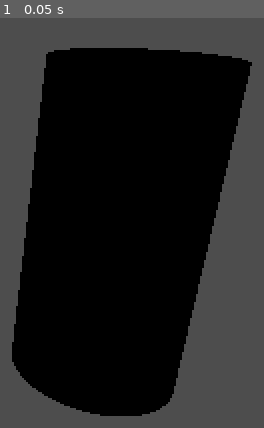
Above: before the commit, frame 1.
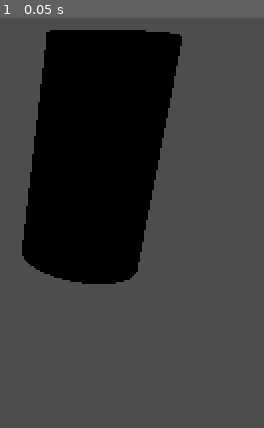
Above: after the commit, the same moment.

Repository: abstractedfox/drs-chart-tools
Game: Godot game, scene res://node_3d.tscn
The game is run twice, just before and just after one commit, with the same random seed, the same clock (stepped at 60 frames per second) and the same inputs.
Inputs:
- Up to frame 1 (0.05 s): no input

The runs differ from the first frame. In frame 1, 37% of the frame differs, in the area x 4-96%, y 2-98%.

Commit message:
wrote some boilerplate in service of figuring out mesh generation

Diff:
--- a/frontend/node_3d.tscn
+++ b/frontend/node_3d.tscn
@@ -19,5 +19,5 @@
 transform = Transform3D(1, 0, 0, 0, 0.936207, 0.35145, 0, -0.35145, 0.936207, 0, 1.37909, 3.27097)
 
 [node name="MeshInstance3D" type="MeshInstance3D" parent="."]
-transform = Transform3D(1, 0, 0, 0, 1, 0, 0, 0, 1, 1.61433, 0, 0)
+transform = Transform3D(1, 0, 0, 0, 1, 0, 0, 0, 1, 2.13393, 0, -1.61331)
 mesh = SubResource("CylinderMesh_ex8p1")
--- a/frontend/note.gd
+++ b/frontend/note.gd
@@ -1,6 +1,7 @@
 extends Node3D
 
-var tmpMesh = Mesh.new()
+#var tmpMesh = Mesh.new()
+var tmpMesh = ArrayMesh.new()
 var vertices = PackedVector3Array()
 var UVs = PackedVector2Array()
 var mat = StandardMaterial3D.new()
@@ -24,22 +25,28 @@
 # Called when the node enters the scene tree for the first time.
 func _ready():
 	#mesh = get_node("MeshInstance3D")
-	vertices.push_back(Vector3(100,0,0))
-	vertices.push_back(Vector3(100,0,100))
-	vertices.push_back(Vector3(0,0,100))
-	vertices.push_back(Vector3(0,0,0))
+	var size = 1000
+	'''vertices.push_back(Vector3(0,0,0))
+	vertices.push_back(Vector3(0,0,600))
+	vertices.push_back(Vector3(600,0,600))
+	'''
 
-	'''
-	vertices.push_back(Vector3(100,100,0))
-	vertices.push_back(Vector3(100,100,100))
-	vertices.push_back(Vector3(0,100,100))
-	vertices.push_back(Vector3(0,100,0))
+	vertices.push_back(Vector3(0, 0, 0))
+	vertices.push_back(Vector3(0, 0, size))
+	vertices.push_back(Vector3(size, 0, 0))
 
-	UVs.push_back(Vector2(0,0))
-	UVs.push_back(Vector2(0,1))
-	UVs.push_back(Vector2(1,1))
-	UVs.push_back(Vector2(1,0))
-	'''
+	vertices.push_back(Vector3(0, 0, size))
+	vertices.push_back(Vector3(size, 0, 0))
+	vertices.push_back(Vector3(size, 0, size))
+
+	vertices.push_back(Vector3(0, size, 0))
+	vertices.push_back(Vector3(0, size, size))
+	vertices.push_back(Vector3(size, size, 0))
+
+	vertices.push_back(Vector3(0, size, size))
+	vertices.push_back(Vector3(size, size, 0))
+	vertices.push_back(Vector3(size, size, size))
+
 	UVs.push_back(Vector2(0,0))
 	UVs.push_back(Vector2(0,1))
 	UVs.push_back(Vector2(1,1))
@@ -53,12 +60,56 @@
 
 	for vertex in vertices.size():
 		surfacetool.set_color(color)
-		surfacetool.set_uv(UVs[vertex])
+		#surfacetool.set_uv(UVs[vertex])
+		#surfacetool.set_normal(Vector3(0, 0, 1))
 		surfacetool.add_vertex(vertices[vertex])
 
-	surfacetool.commit(tmpMesh)
+	#surfacetool.commit(tmpMesh)
+	#$MeshInstance3D.mesh = tmpMesh
 
-	$MeshInstance3D.mesh = tmpMesh
+	#$MeshInstance3D.mesh = surfacetool.commit()
+
+	surfacetool.commit($MeshInstance3D.mesh)
+
+	#ok what if we just copypasta the example lmao
+	var st = SurfaceTool.new()
+
+	st.begin(Mesh.PRIMITIVE_TRIANGLES)
+
+	# Prepare attributes for add_vertex.
+	#st.set_normal(Vector3(0, 0, 1))
+	# Call last for each vertex, adds the above attributes.
+	#st.add_vertex(Vector3(-1, -1, 0))
+
+	#st.set_normal(Vector3(0, 0, 1))
+	#st.add_vertex(Vector3(-1, 1, 0))
+
+	#st.set_normal(Vector3(0, 0, 1))
+	#st.add_vertex(Vector3(1, 1, 0))
+
+	#this works
+	'''
+	st.add_vertex(Vector3(0, 0, 0))
+	st.add_vertex(Vector3(0, 1, 0))
+	st.add_vertex(Vector3(1, 1, 0))'''
+
+	#this works
+	'''
+	st.add_vertex(Vector3(0, 0, 0))
+	st.add_vertex(Vector3(0, size, 0))
+	st.add_vertex(Vector3(size, size, 0))'''
+
+	#this does not work
+	'''
+	st.add_vertex(Vector3(0, 0, 0))
+	st.add_vertex(Vector3(0, 0, size))
+	st.add_vertex(Vector3(size, 0, 0))'''
+
+	st.add_vertex(Vector3(0, 0, 0))
+	st.add_vertex(Vector3(0, 0, size))
+	st.add_vertex(Vector3(size, 0, 0))
+
+	$MeshInstance3D.mesh = st.commit()
 
 # Called every frame. 'delta' is the elapsed time since the previous frame.
 func _process(delta):
